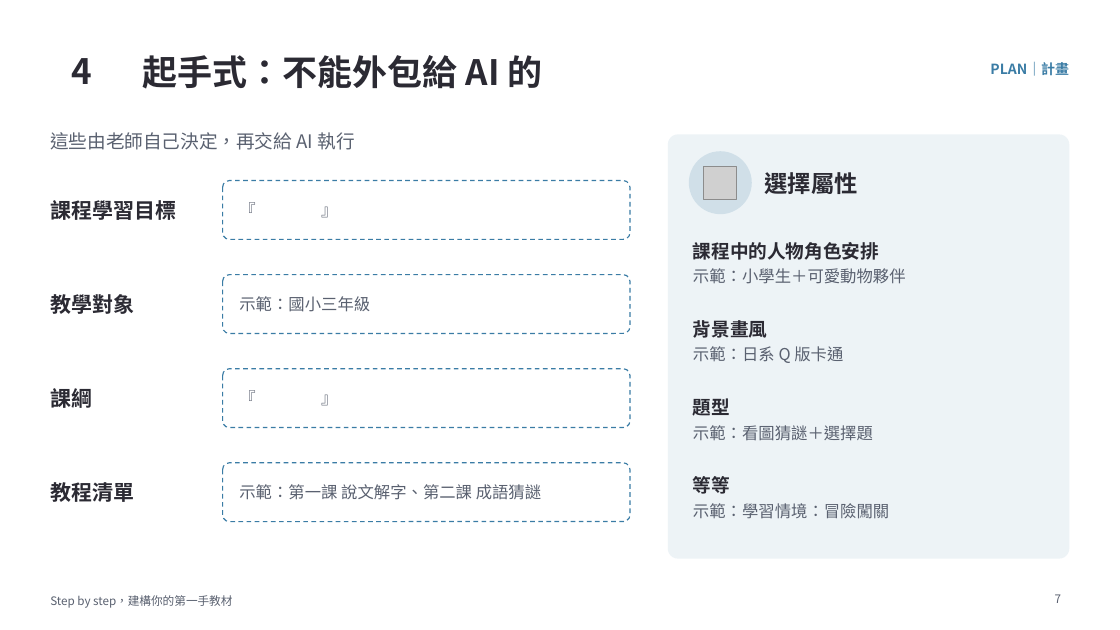
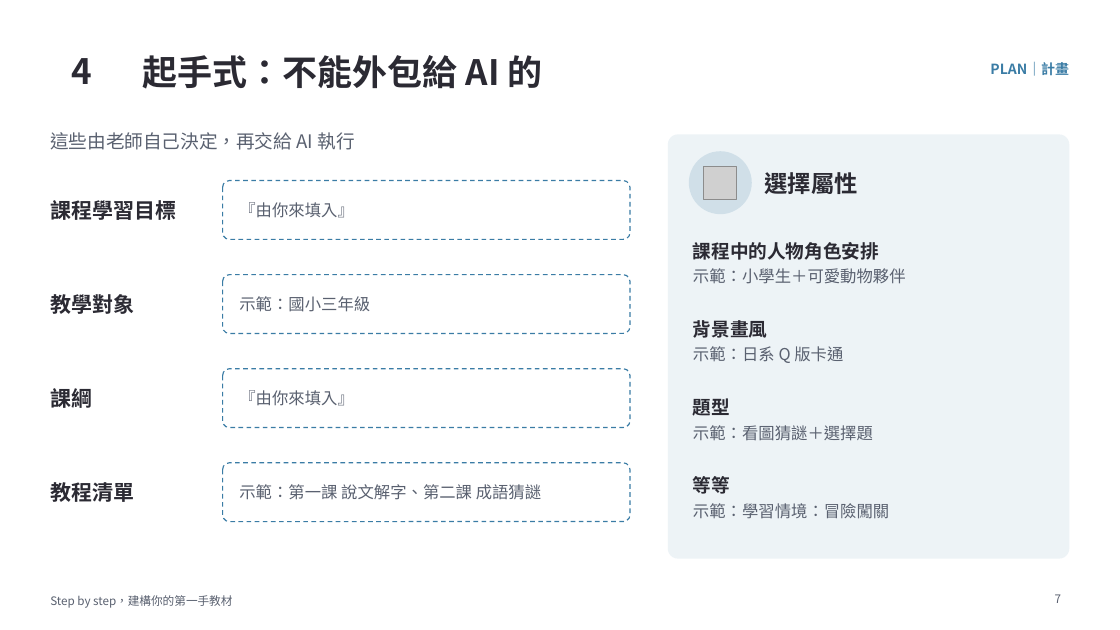
Before and after one commit to MattAtAIEra/NTTU2026-step-by-step, a slide deck: slide 7 of doc/Step-by-Step_建構你的第一手教材_PDCA.pptx. Drawn at 1120x630 pixels with LibreOffice and Linux fonts; fonts in the diff are those of the drawing; grey boxes stand for pictures; background and template pictures are left out. Boxes give left, top, right and bottom in pixels: in the first picture for what was removed or moved away, otherwise in the second. Text is boxed around its words. In the diff, an @@ line names an element or a change of style, - is before the commit and + after.

Commit message:
Update Step-by-Step_建構你的第一手教材_PDCA.pptx
更新 PPT 小問題

```diff
--- a/doc/Step-by-Step_建構你的第一手教材_PDCA.pptx
+++ b/doc/Step-by-Step_建構你的第一手教材_PDCA.pptx
@@ text at <box>239,202,353,218</box>: text changed @@
-『 』
+『由你來填入』
@@ text at <box>239,390,353,406</box>: text changed @@
-『 』
+『由你來填入』
```
